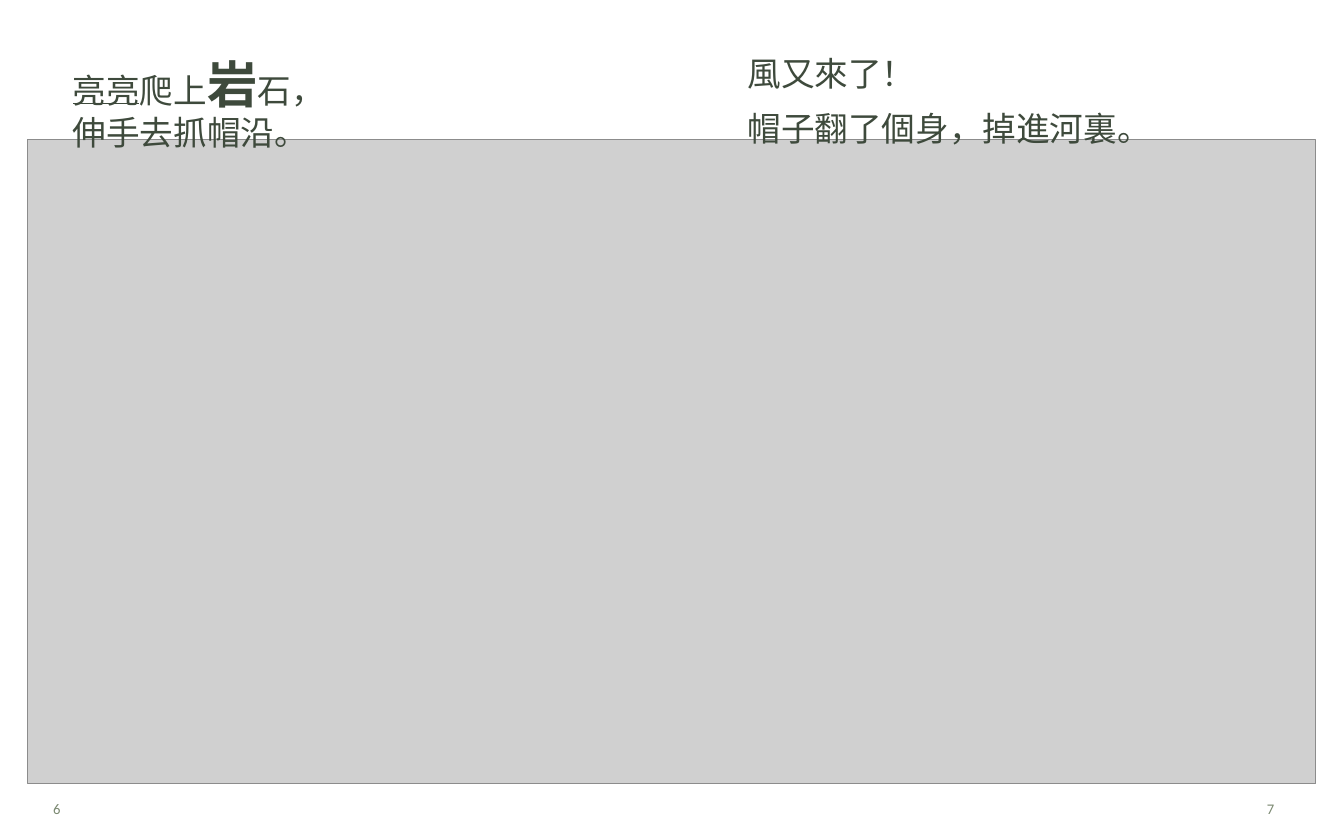
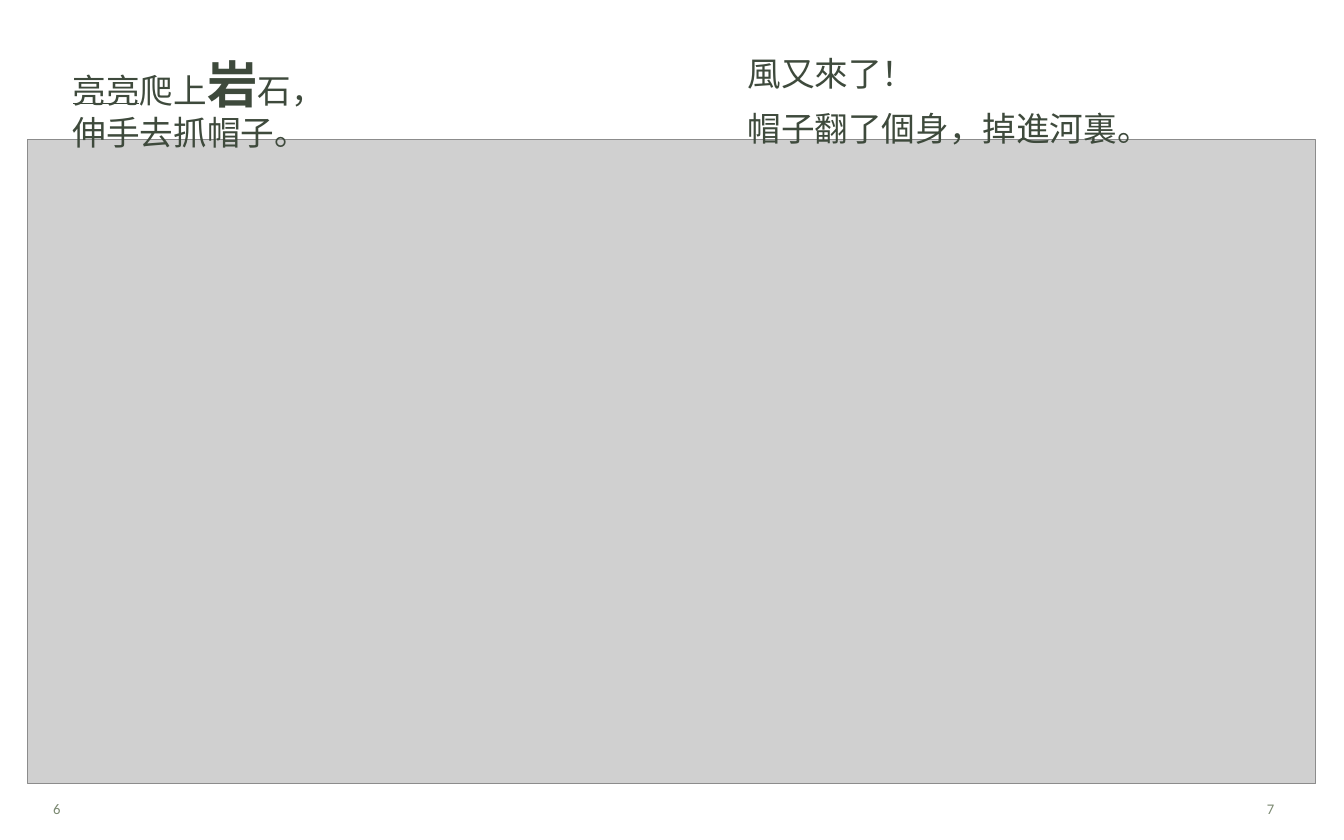
Before and after one commit to angusQAQ/audio-book, a slide deck: slide 5 of books/hat-come-back/exports/帽子，回來呀！_可編輯排版.pptx. Drawn at 1344x840 pixels with LibreOffice and Linux fonts; fonts in the diff are those of the drawing; grey boxes stand for pictures. Boxes give left, top, right and bottom in pixels: in the first picture for what was removed or moved away, otherwise in the second. Text is boxed around its words. In the diff, an @@ line names an element or a change of style, - is before the commit and + after.

```diff
--- a/books/hat-come-back/exports/帽子，回來呀！_可編輯排版.pptx
+++ b/books/hat-come-back/exports/帽子，回來呀！_可編輯排版.pptx
@@ text at box(73, 111, 308, 148): text changed @@
-伸手去抓帽沿。
+伸手去抓帽子。
```
Also in this commit, not shown: 2 other slides changed, 17 other files.
